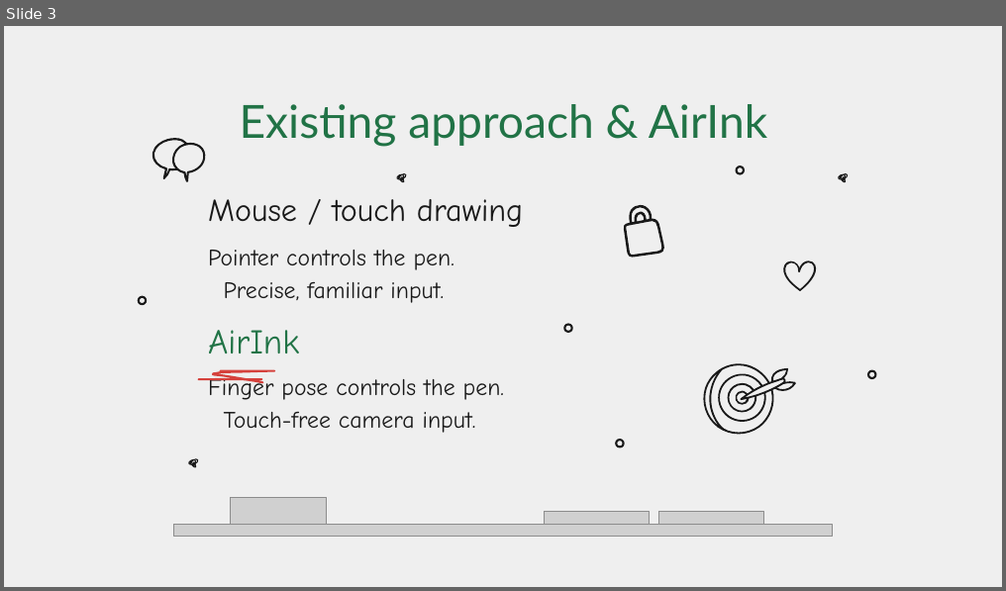
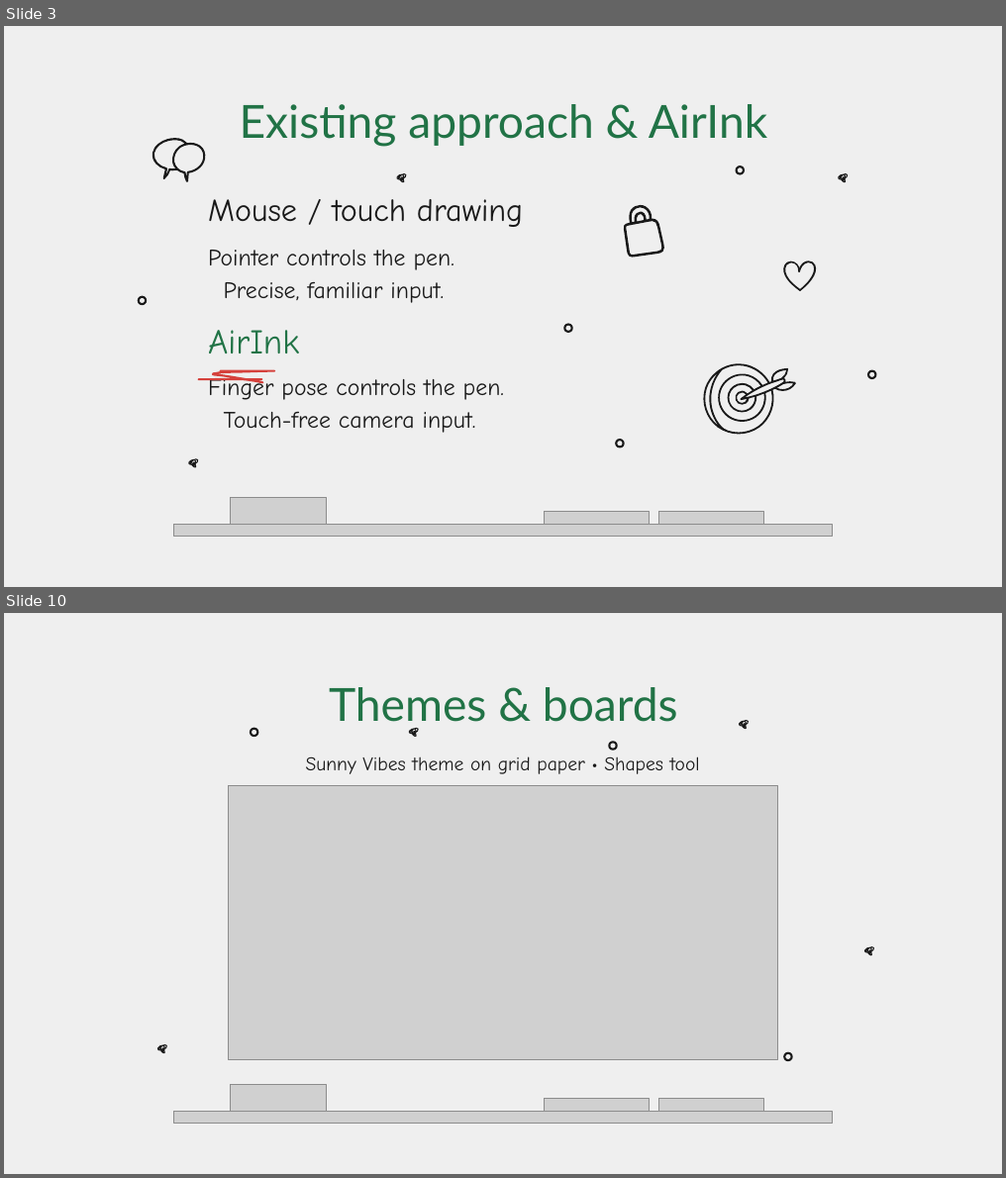
Before and after one commit to thiyatira/AirInk, a slide deck: documents/presentation/AirInk_Presentation.pptx. Shown one above the other, each under a label of ours: slide 3 before the commit, slides 3 and 10 after it; the slides between them are not shown. The pictures are 1006x591 and 1006x1178 pixels, drawn with LibreOffice and Linux fonts; fonts in the diff are those of the drawing; grey boxes stand for pictures; background and template pictures are left out. Boxes give left, top, right and bottom in pixels: in the first picture for what was removed or moved away, otherwise in the second. Text is boxed around its words. In the diff, an @@ line names an element or a change of style, - is before the commit and + after.

Commit message:
Add brushes, shapes, flower stamps, undo/redo and colourful themes
- Nine brushes, eraser, eight shapes and eight flower stamps
- Undo/redo (30 steps) with a hold-two-fingers undo gesture
- Five UI themes, ten boards, colour picker, gallery and snapshot
- 26 automated checks in tests/
- Update report and presentation (PPTX + PDF) and screenshots

```diff
--- a/documents/presentation/AirInk_Presentation.pptx
+++ b/documents/presentation/AirInk_Presentation.pptx
@@ slide 10 added at box(4, 613, 1002, 1174), background picture (left out) @@
@@ text added at box(329, 687, 678, 730), 33 pt, text #217346 @@
+Themes & boards
@@ ellipse added at box(251, 729, 257, 736), outline #191919 1.5 pt @@
@@ freeform shape added at box(409, 728, 418, 736), outline #191919 0.75 pt @@
@@ freeform shape added at box(740, 721, 748, 729), outline #191919 0.75 pt @@
@@ text added at box(306, 757, 700, 774), 14 pt, text #191919 @@
+Sunny Vibes theme on grid paper • Shapes tool
@@ ellipse added at box(609, 742, 616, 749), outline #191919 1.5 pt @@
@@ picture added at box(229, 785, 777, 1060) @@
@@ freeform shape added at box(865, 948, 874, 956), outline #191919 0.75 pt @@
@@ freeform shape added at box(157, 1045, 166, 1054), outline #191919 0.75 pt @@
@@ ellipse added at box(784, 1054, 791, 1060), outline #191919 1.5 pt @@
@@ group added at box(173, 1085, 833, 1124): 4 pictures @@
```
Also in this commit, not shown: 7 slides changed, 1 slide removed, 11 other files.
